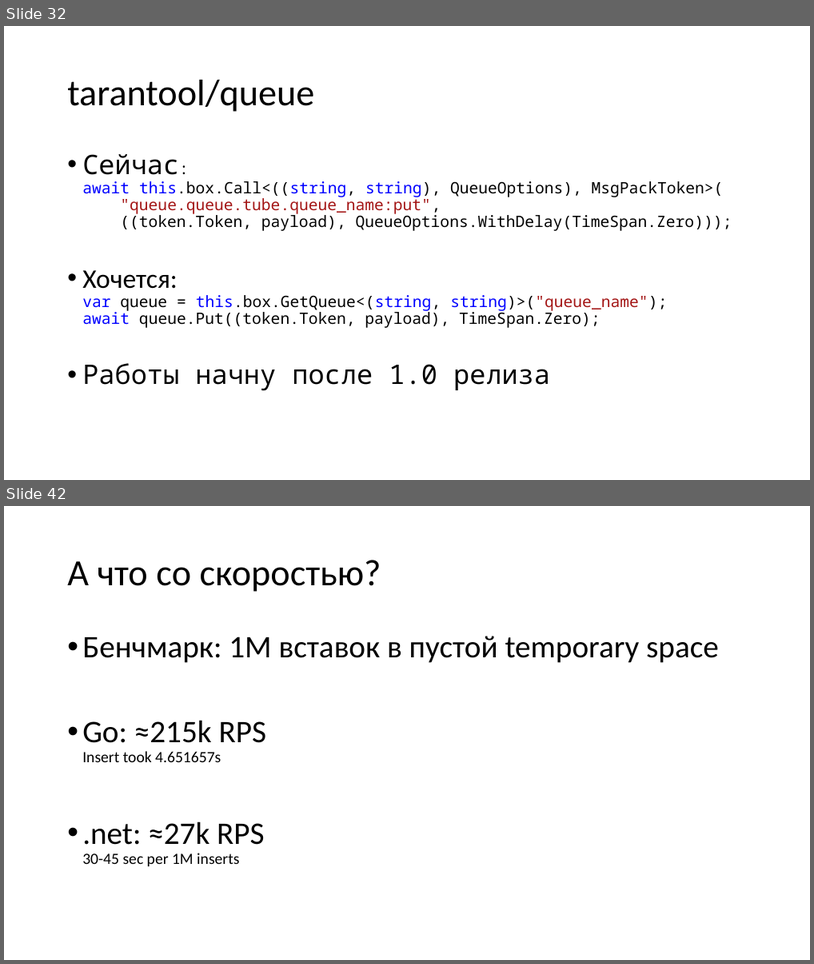
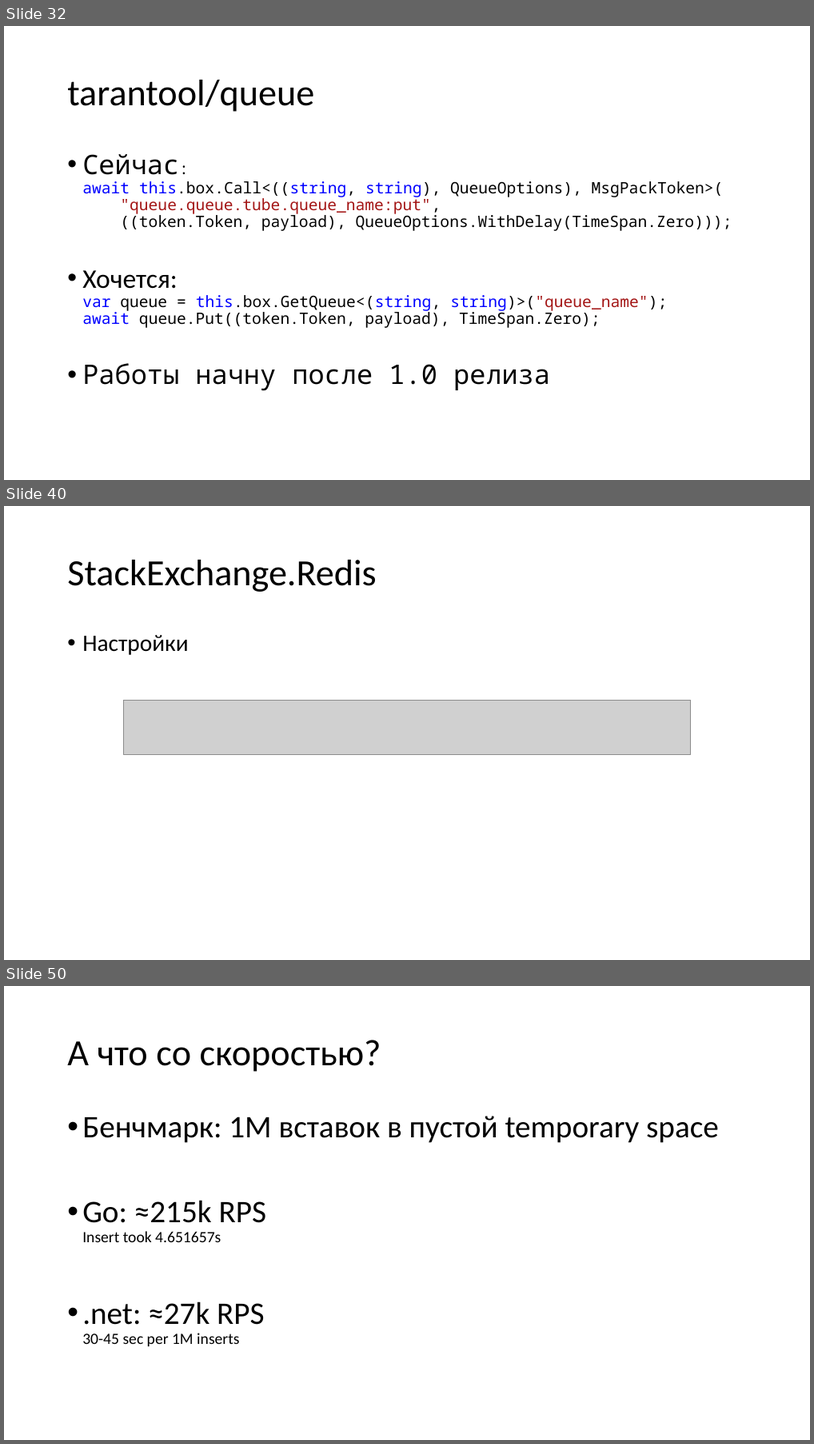
Before and after one commit to aensidhe/presentations, a slide deck: 2018/09/dotnext/Что такое Tarantool и его использование в .net.pptx. Shown one above the other, each under a label of ours: slides 32 and 42 before the commit, slides 32, 40 and 50 after it; the slides between them are not shown. The pictures are 814x964 and 814x1444 pixels, drawn with LibreOffice and Linux fonts; fonts in the diff are those of the drawing; grey boxes stand for pictures. Boxes give left, top, right and bottom in pixels: in the first picture for what was removed or moved away, otherwise in the second. Text is boxed around its words. In the diff, an @@ line names an element or a change of style, - is before the commit and + after.

```diff
--- a/2018/09/dotnext/Что такое Tarantool и его использование в .net.pptx
+++ b/2018/09/dotnext/Что такое Tarantool и его использование в .net.pptx
@@ slide 40 added at box(4, 506, 810, 960), background #FFFFFF @@
@@ title added at box(67, 560, 376, 592), 33 pt, text #000000 @@
+StackExchange.Redis
@@ text added at box(82, 635, 188, 655), 21 pt, text #000000 @@
+• Настройки
@@ picture added at box(123, 700, 691, 754) @@
@@ what was slide 42 is now slide 50 @@
```
Also in this commit, not shown: 24 other slides added, 9 slides removed.
